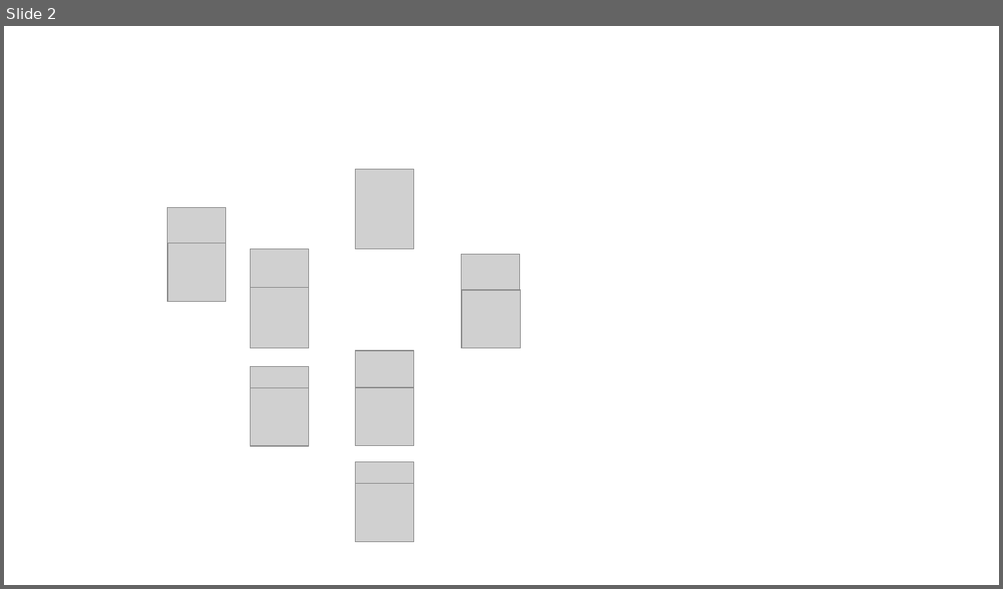
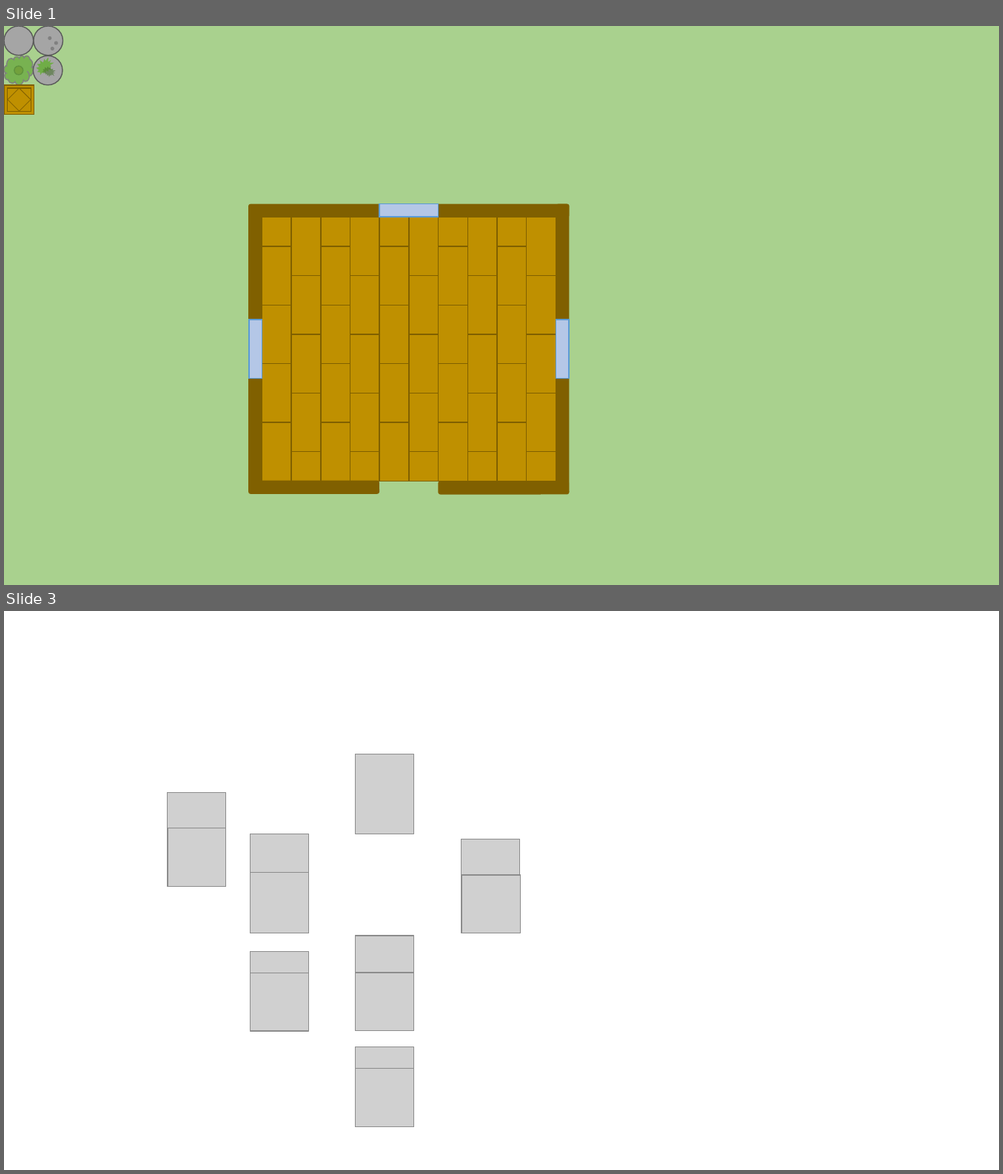
Before and after one commit to Kenchu123/SurvivEE, a slide deck: media/survivEE.pptx. Shown one above the other, each under a label of ours: slide 2 before the commit, slides 1 and 3 after it; the slides between them are not shown. The pictures are 1003x589 and 1003x1174 pixels, drawn with LibreOffice and Linux fonts; fonts in the diff are those of the drawing; grey boxes stand for pictures. Boxes give left, top, right and bottom in pixels: in the first picture for what was removed or moved away, otherwise in the second. Text is boxed around its words. In the diff, an @@ line names an element or a change of style, - is before the commit and + after.

```diff
--- a/media/survivEE.pptx
+++ b/media/survivEE.pptx
@@ slide 1 added at (x1=4, y1=26, x2=999, y2=585), background #A9D18E @@
@@ ellipse added at (x1=4, y1=26, x2=33, y2=55), fill #A5A5A5, outline #595959 1 pt @@
@@ group added at (x1=34, y1=26, x2=63, y2=55): 4 ellipses @@
@@ cloud added at (x1=4, y1=56, x2=33, y2=85), fill #70AD47 at 85% opacity, outline #808080 1 pt @@
@@ ellipse added at (x1=14, y1=66, x2=23, y2=76), fill #806000, outline #000000 1 pt @@
@@ ellipse added at (x1=33, y1=56, x2=62, y2=85), fill #A5A5A5, outline #595959 1 pt @@
@@ irregular seal added at (x1=36, y1=57, x2=54, y2=76), fill #70AD47 @@
@@ irregular seal added at (x1=40, y1=63, x2=58, y2=81), fill #49712F at 59% opacity @@
@@ group added at (x1=5, y1=85, x2=34, y2=114): 4 lines, 2 rectangles @@
@@ group added at (x1=248, y1=204, x2=569, y2=494): 53 rectangles, 5 rounded rectangles @@
@@ what was slide 2 is now slide 3 @@
```
Also in this commit, not shown: 2 other slides added, 1 slide removed, 7 other files.
